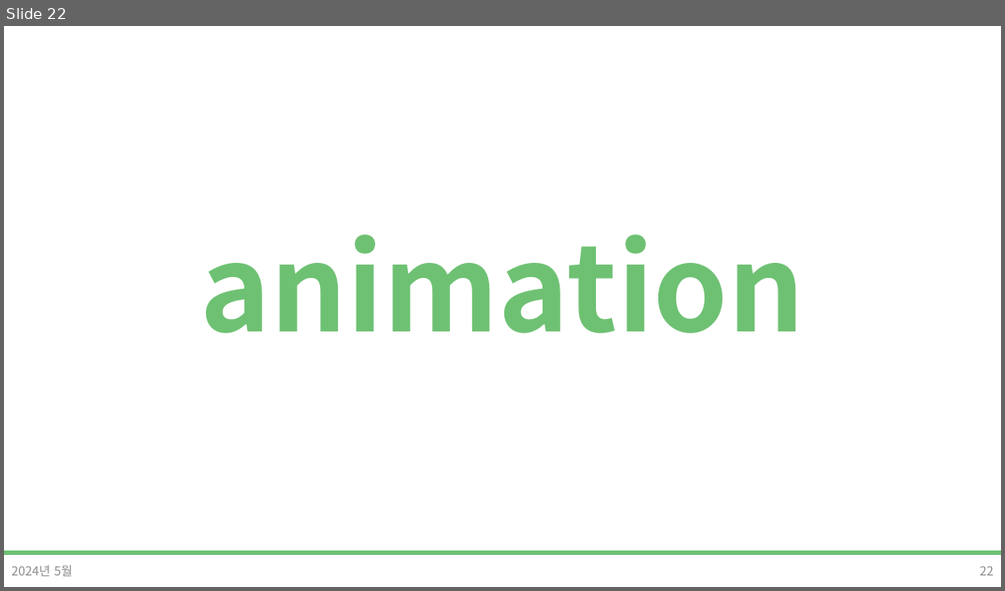
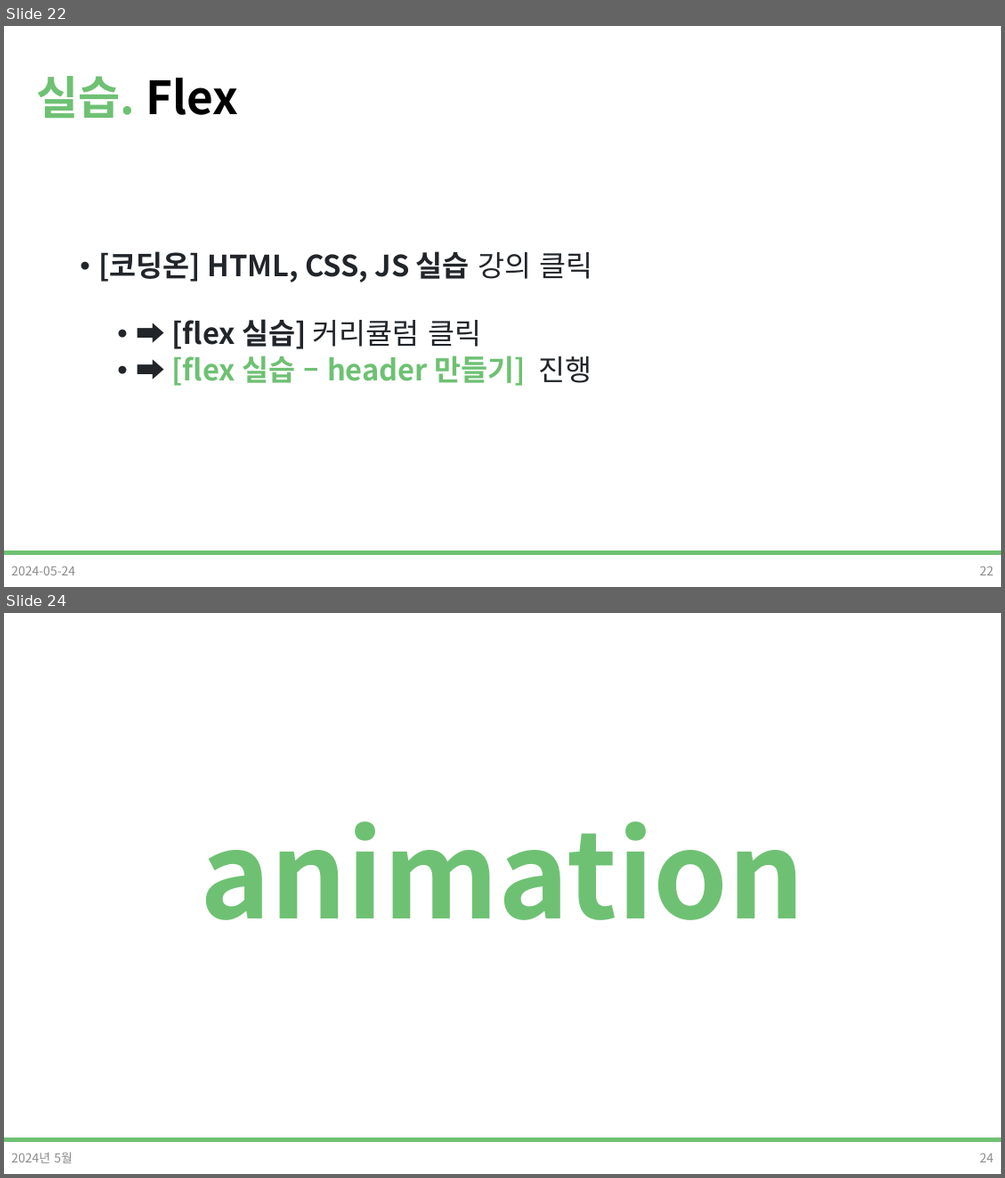
Before and after one commit to DevDamon0527/SeSAC_Yeongdeungpo_Campus_6th, a slide deck: material/[SeSAC_YDP_6] 03_CSS_3.pptx. Shown one above the other, each under a label of ours: slide 22 before the commit, slides 22 and 24 after it; the slides between them are not shown. The pictures are 1005x591 and 1005x1178 pixels, drawn with LibreOffice and Linux fonts; fonts in the diff are those of the drawing; background and template pictures are left out. Boxes give left, top, right and bottom in pixels: in the first picture for what was removed or moved away, otherwise in the second. Text is boxed around its words. In the diff, an @@ line names an element or a change of style, - is before the commit and + after.

```diff
--- a/material/[SeSAC_YDP_6] 03_CSS_3.pptx
+++ b/material/[SeSAC_YDP_6] 03_CSS_3.pptx
@@ slide 22 added at bbox=[4, 26, 1001, 587], background #FFFFFF; not listed: 1 template element that a slide beside it also shows @@
@@ title added at bbox=[36, 76, 238, 118], 44 pt, text #000000, bold @@
+실습. Flex
@@ text added at bbox=[98, 251, 592, 386], 28 pt, text #212529, bold @@
+• [코딩온] HTML, CSS, JS 실습 강의 클릭
+  • ➡ [flex 실습] 커리큘럼 클릭
+  • ➡ [flex 실습 – header 만들기] 진행
@@ text added at bbox=[11, 565, 75, 575], 12 pt, text #8C8C8C @@
+2024-05-24
@@ page number added at bbox=[979, 565, 994, 575], 12 pt, text #8C8C8C @@
+22
@@ what was slide 22 is now slide 24 @@
@@ page number at bbox=[979, 1152, 994, 1162]: text changed @@
-22
+24
```
Also in this commit, not shown: 3 slides changed, 5 other slides added, 3 slides removed, 6 other files.
